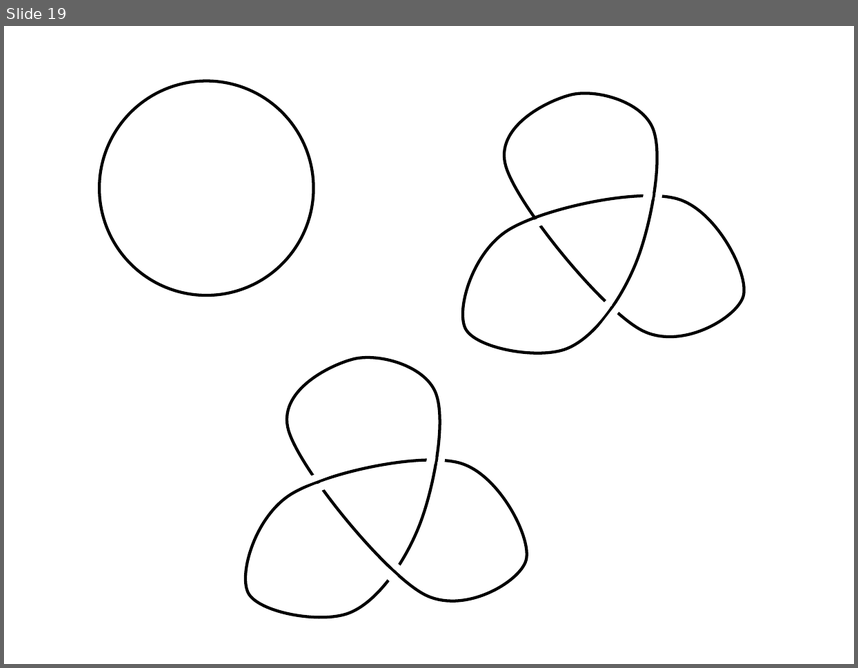
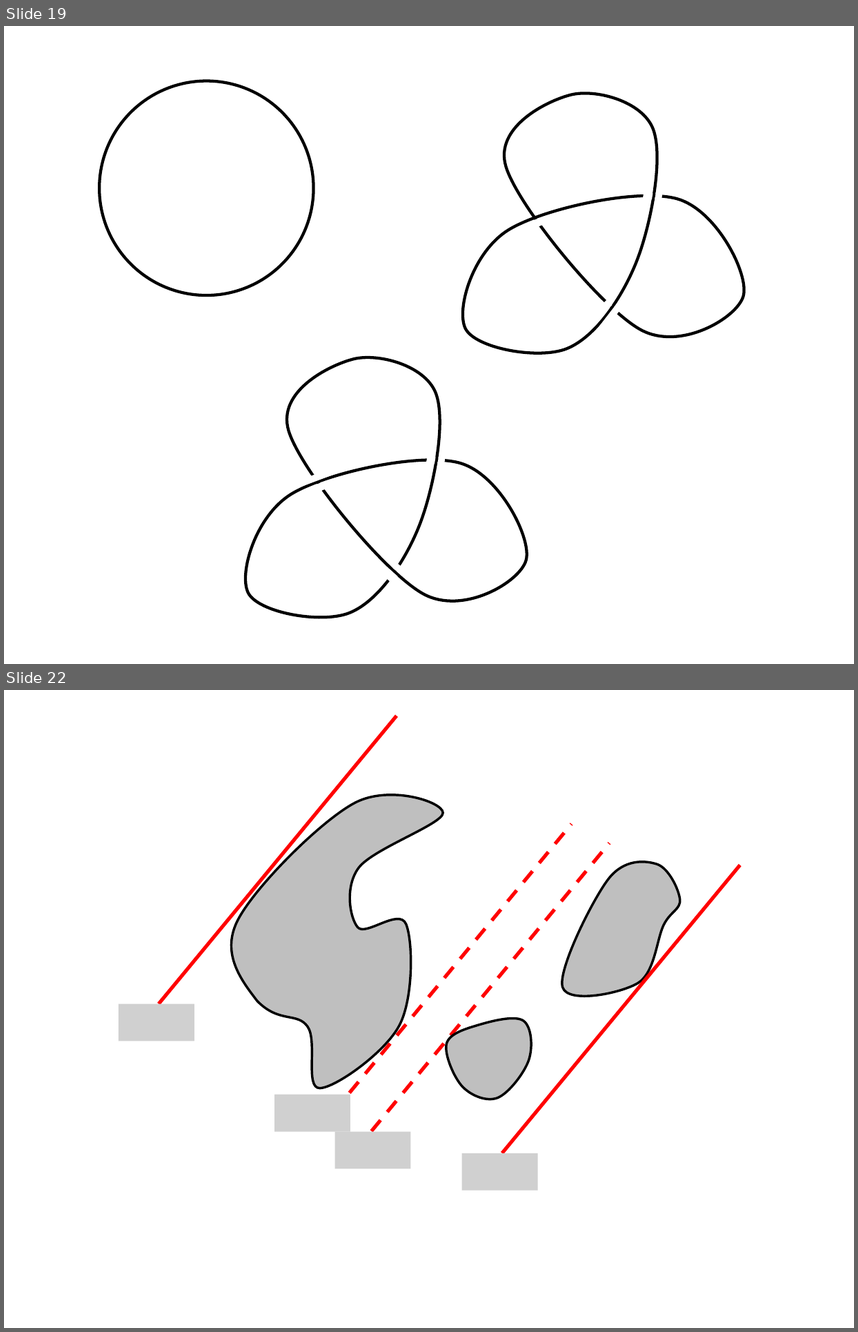
Before and after one commit to lutteropp/GeoTopo, a slide deck: images/Bilder.pptx. Shown one above the other, each under a label of ours: slide 19 before the commit, slides 19 and 22 after it; the slides between them are not shown. The pictures are 858x668 and 858x1332 pixels, drawn with LibreOffice and Linux fonts; fonts in the diff are those of the drawing; grey boxes stand for pictures. Boxes give left, top, right and bottom in pixels: in the first picture for what was removed or moved away, otherwise in the second. Text is boxed around its words. In the diff, an @@ line names an element or a change of style, - is before the commit and + after.

```diff
--- a/images/Bilder.pptx
+++ b/images/Bilder.pptx
@@ slide 22 added at [4,690,854,1328], background #FFFFFF @@
@@ line added from (159, 1004) to (397, 716), #FF0000 3 pt @@
@@ freeform shape added at [231,795,443,1088], fill #BFBFBF, outline #000000 2 pt @@
@@ line added from (334, 1112) to (572, 823), #FF0000 3 pt dashed @@
@@ line added from (371, 1131) to (609, 843), #FF0000 3 pt dashed @@
@@ line added from (502, 1152) to (740, 865), #FF0000 3 pt @@
@@ freeform shape added at [562,862,681,996], fill #BFBFBF, outline #000000 2 pt @@
@@ picture added at [119,1004,194,1041] @@
@@ freeform shape added at [446,1018,531,1099], fill #BFBFBF, outline #000000 2 pt @@
@@ picture added at [274,1094,350,1131] @@
@@ picture added at [335,1131,410,1169] @@
@@ picture added at [462,1152,538,1190] @@
```
Also in this commit, not shown: 3 other slides added, 5 other files.
